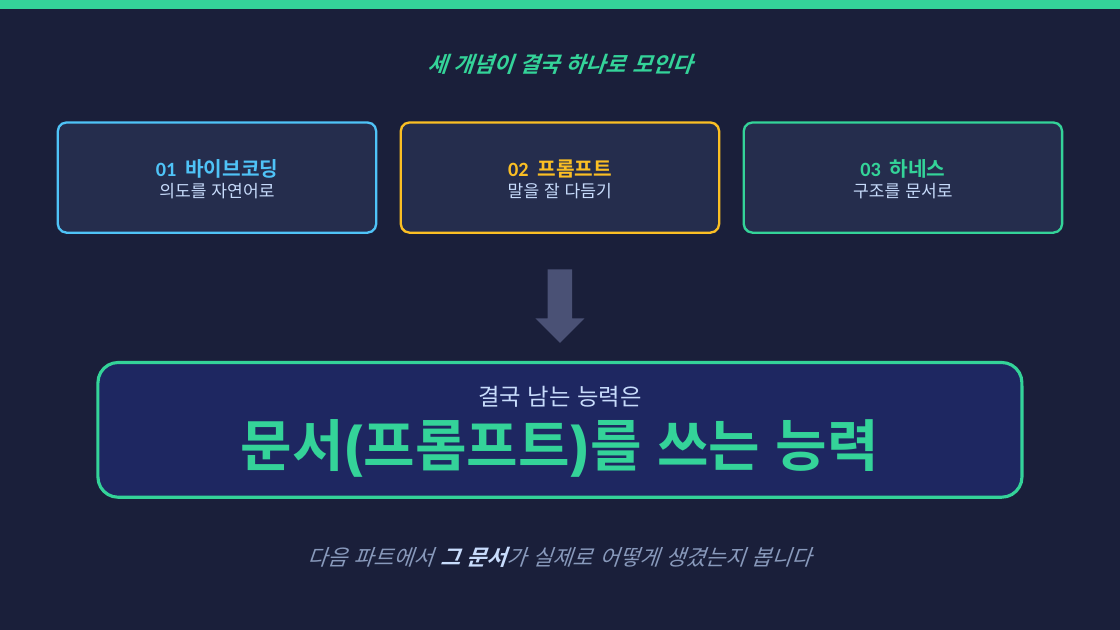
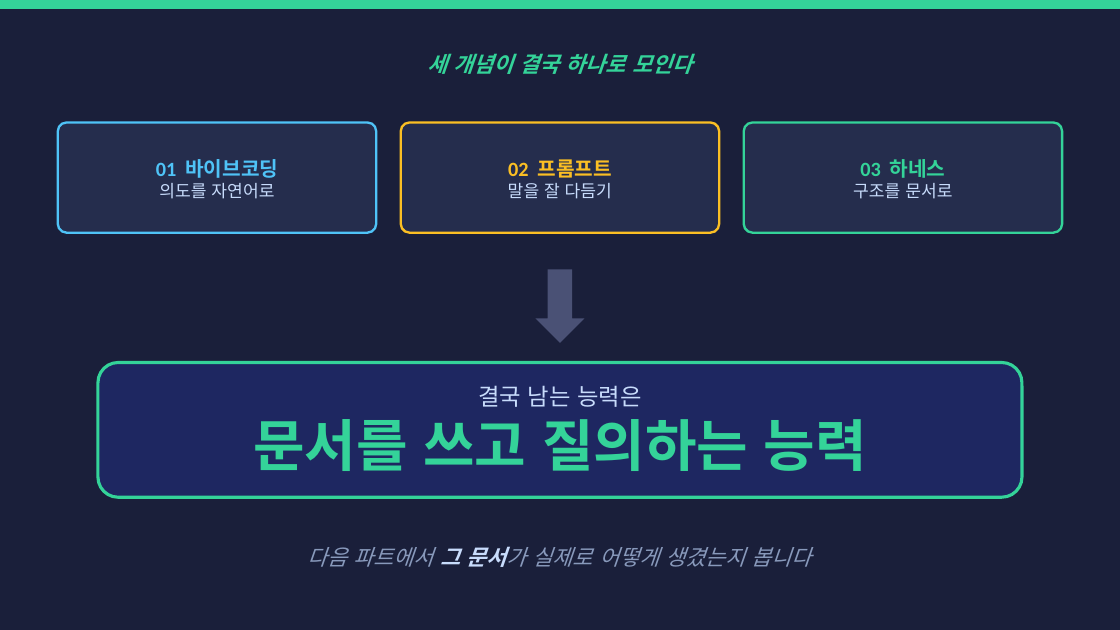
Before and after one commit to hb9397/ai-agent-harness-docs, a slide deck: slide 10 of education/vibe-coding-training/02_개념_서사.pptx. Drawn at 1120x630 pixels with LibreOffice and Linux fonts; fonts in the diff are those of the drawing. Boxes give left, top, right and bottom in pixels: in the first picture for what was removed or moved away, otherwise in the second. Text is boxed around its words. In the diff, an @@ line names an element or a change of style, - is before the commit and + after.

```diff
--- a/education/vibe-coding-training/02_개념_서사.pptx
+++ b/education/vibe-coding-training/02_개념_서사.pptx
@@ text at <box>253,419,867,471</box>: text changed @@
-문서(프롬프트)를 쓰는 능력
+문서를 쓰고 질의하는 능력
```
Also in this commit, not shown: 7 other slides changed, 3 other files.
